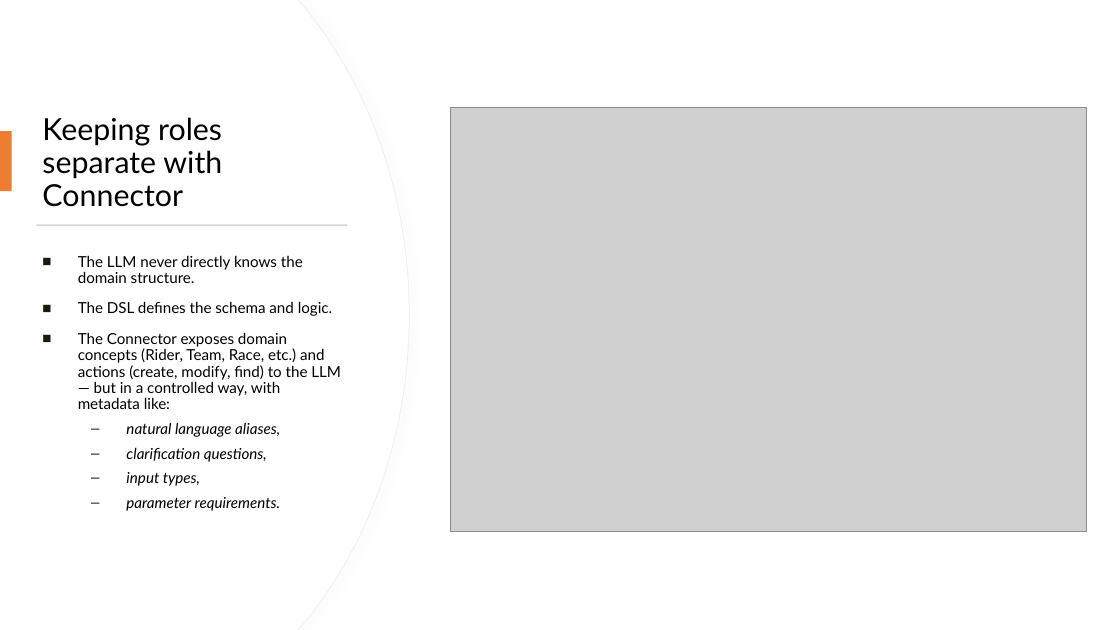
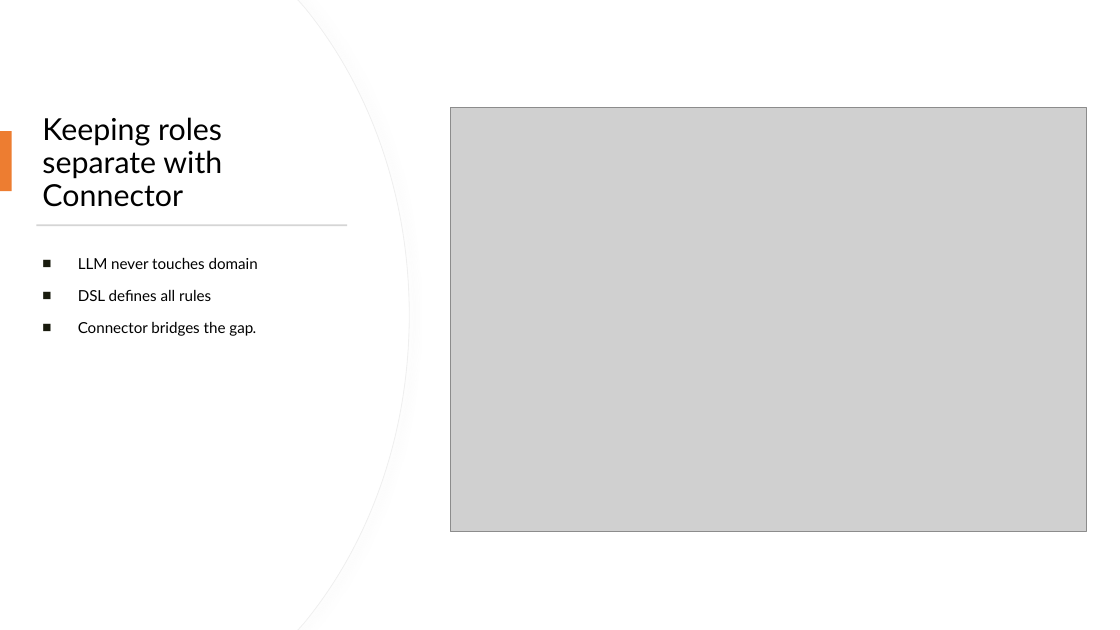
Before and after one commit to krinara86/llm_dsl_validator, a slide deck: slide 12 of misc/langdev2025/Making DSLs conversable.pptx (slide 11 before the commit). Drawn at 1120x630 pixels with LibreOffice and Linux fonts; fonts in the diff are those of the drawing; grey boxes stand for pictures. Boxes give left, top, right and bottom in pixels: in the first picture for what was removed or moved away, otherwise in the second. Text is boxed around its words. In the diff, an @@ line names an element or a change of style, - is before the commit and + after.

```diff
--- a/misc/langdev2025/Making DSLs conversable.pptx
+++ b/misc/langdev2025/Making DSLs conversable.pptx
@@ text at (78,257,258,336): text changed @@
-■ The LLM never directly knows the domain structure.
-■ The DSL defines the schema and logic.
-■ The Connector exposes domain concepts (Rider, Team, Race, etc.) and actions (create, modify, find) to the LLM — but in a controlled way, with metadata like:
-  – natural language aliases,
-  – clarification questions,
-  – input types,
-  – parameter requirements.
+■ LLM never touches domain
+■ DSL defines all rules
+■ Connector bridges the gap.
```
Also in this commit, not shown: 6 other slides changed, 2 slides added, 1 slide removed, 1 other file.
